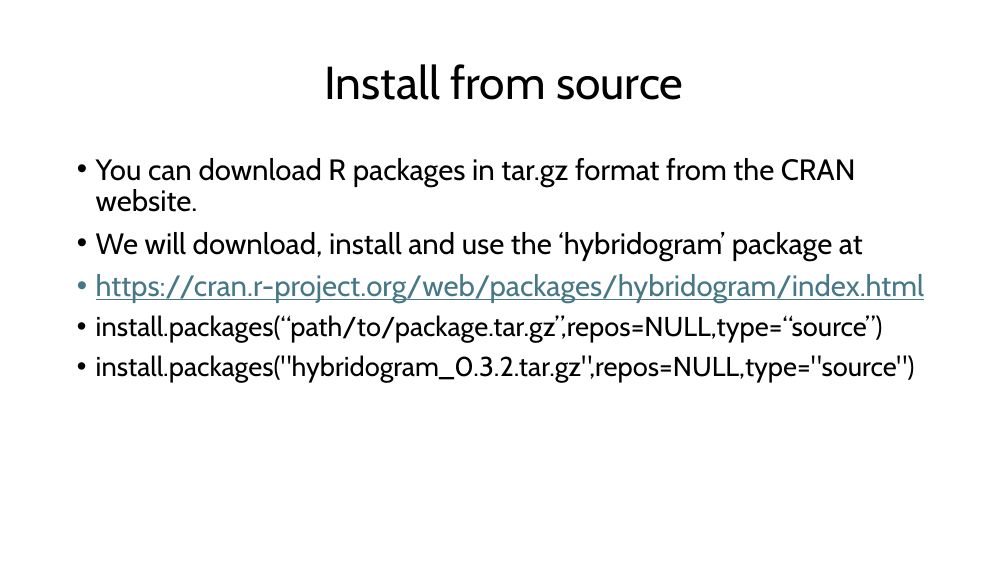
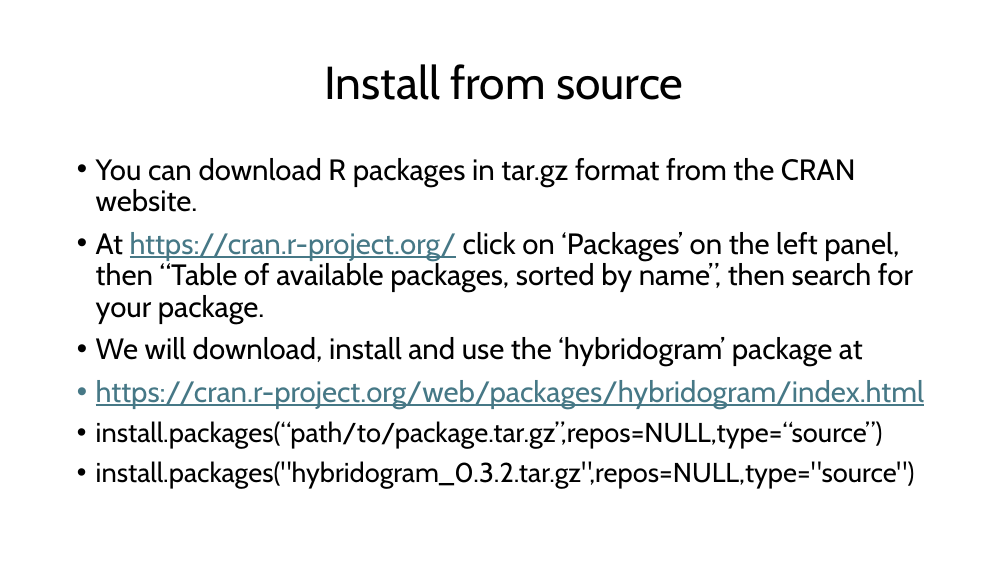
Before and after one commit to csmatyi/crs2025, a slide deck: slide 17 of CRS2025_R_workshop.pptx. Drawn at 1008x567 pixels with LibreOffice and Linux fonts; fonts in the diff are those of the drawing. Boxes give left, top, right and bottom in pixels: in the first picture for what was removed or moved away, otherwise in the second. Text is boxed around its words. In the diff, an @@ line names an element or a change of style, - is before the commit and + after.

```diff
--- a/CRS2025_R_workshop.pptx
+++ b/CRS2025_R_workshop.pptx
@@ text at [96, 232, 913, 324]: paragraph added @@
+• At https://cran.r-project.org/ click on ‘Packages’ on the left panel, then “Table of available packages, sorted by name”, then search for your package.
```
Also in this commit, not shown: 1 slide added.
